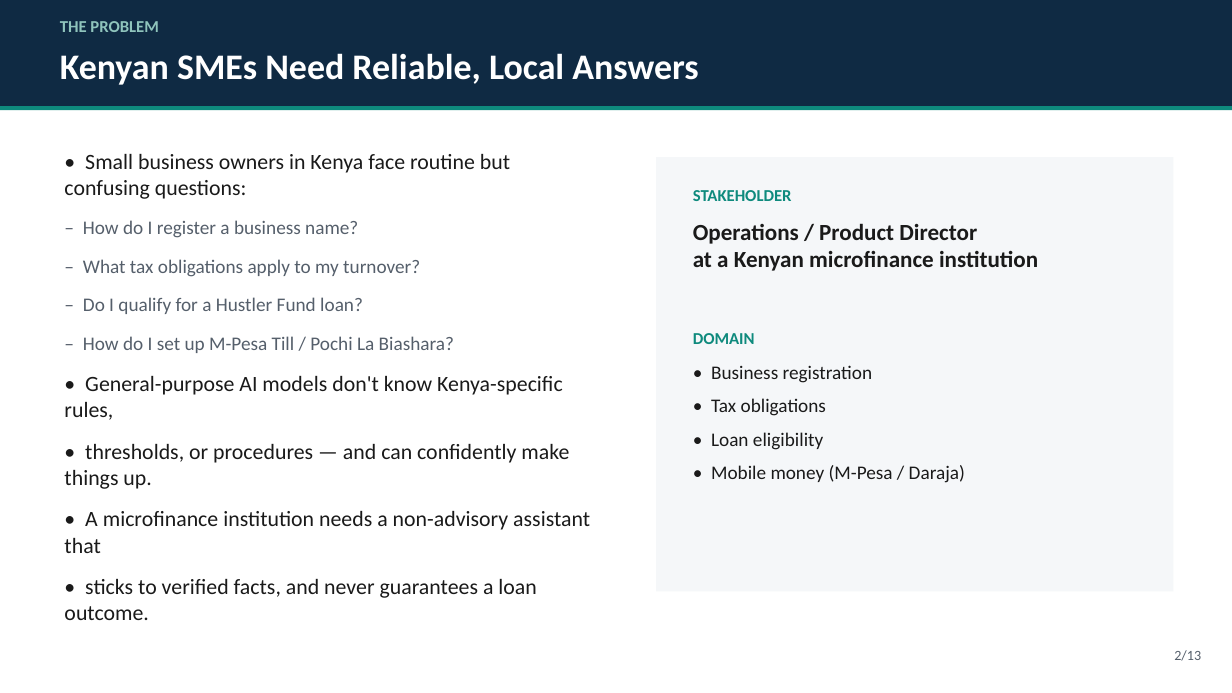
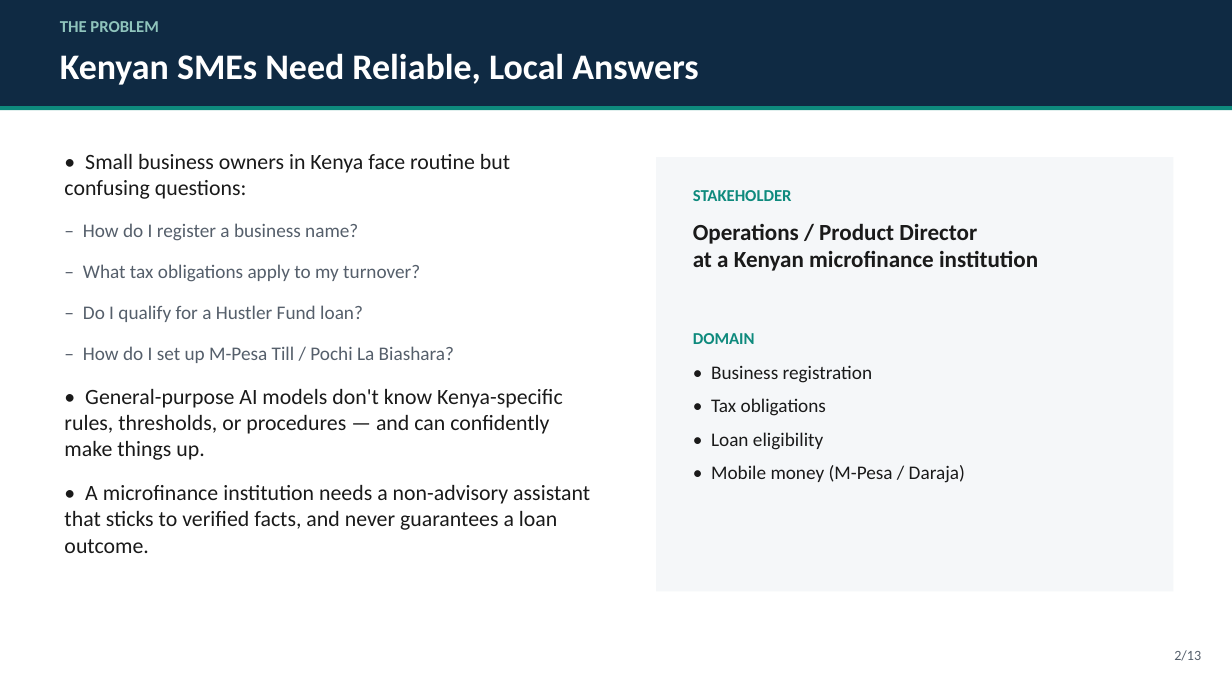
Before and after one commit to pmutua/biashara-assist-fine-tuning-capstone, a slide deck: slide 2 of BiasharaAssist_Capstone_Presentation.pptx. Drawn at 1232x693 pixels with LibreOffice and Linux fonts; fonts in the diff are those of the drawing. Boxes give left, top, right and bottom in pixels: in the first picture for what was removed or moved away, otherwise in the second. Text is boxed around its words. In the diff, an @@ line names an element or a change of style, - is before the commit and + after.

Commit message:
fix(deck): merge manually-wrapped sentences into single bullets
Slides 2, 9, and 11 had each hard-wrapped line rendering as its own
bullet marker instead of one bullet per complete sentence — python-pptx
already word-wraps within the text box, so the manual line breaks in
the source list were redundant and fragmented mid-sentence.

```diff
--- a/BiasharaAssist_Capstone_Presentation.pptx
+++ b/BiasharaAssist_Capstone_Presentation.pptx
@@ text at bbox=[64, 154, 510, 363]: more space between paragraphs @@
@@ text at bbox=[64, 389, 590, 553]: text changed @@
-• General-purpose AI models don't know Kenya-specific rules,
-• thresholds, or procedures — and can confidently make things up.
-• A microfinance institution needs a non-advisory assistant that
-• sticks to verified facts, and never guarantees a loan outcome.
+• General-purpose AI models don't know Kenya-specific rules, thresholds, or procedures — and can confidently make things up.
+• A microfinance institution needs a non-advisory assistant that sticks to verified facts, and never guarantees a loan outcome.
```
Also in this commit, not shown: 2 other slides changed.
